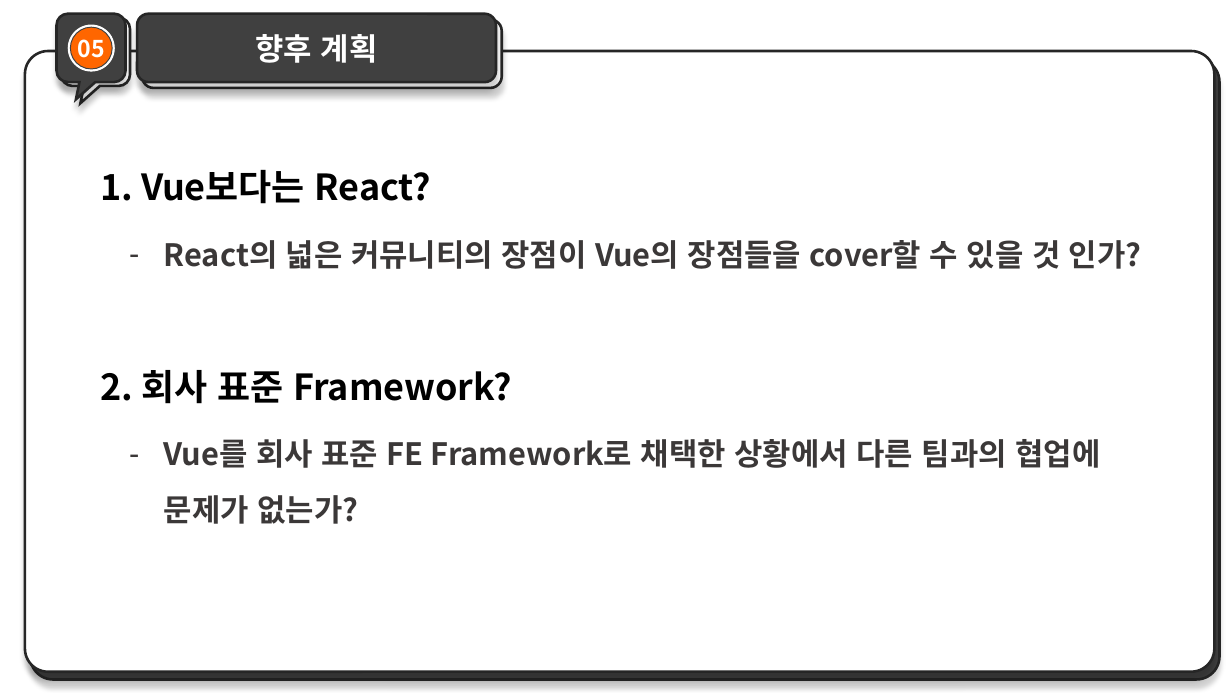
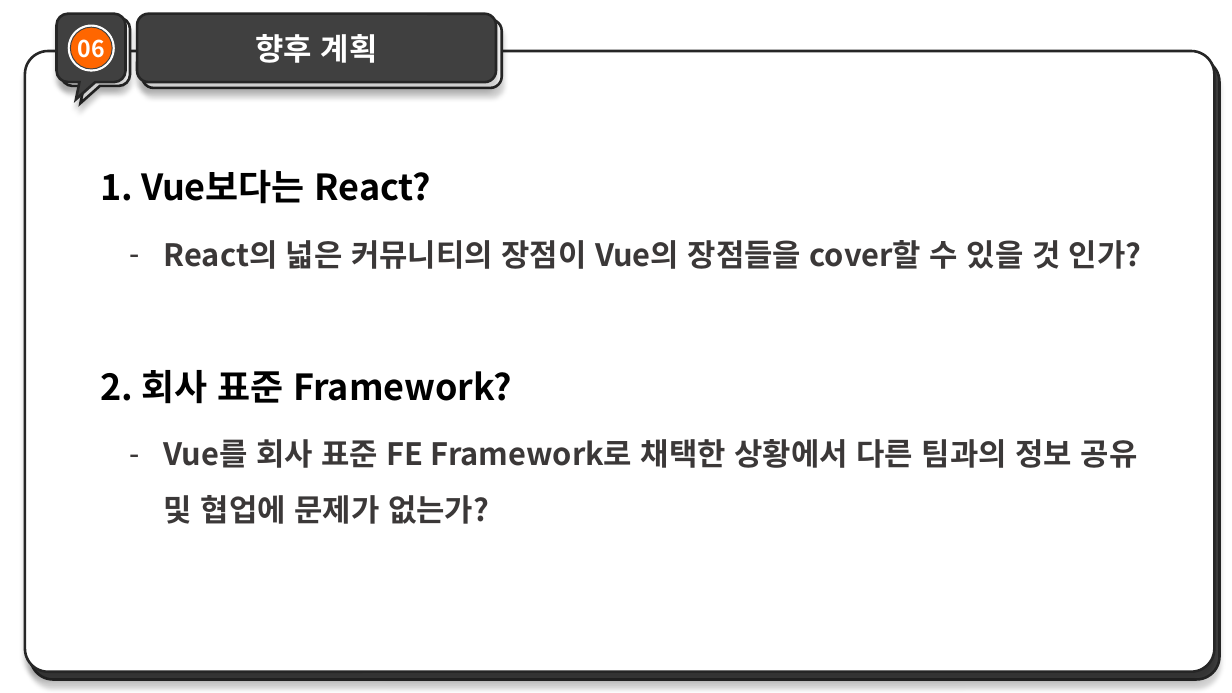
Before and after one commit to lkhoony/Internship, a slide deck: slide 11 of ppt/Vue_React.pptx (slide 10 before the commit). Drawn at 1232x693 pixels with LibreOffice and Linux fonts; fonts in the diff are those of the drawing. Boxes give left, top, right and bottom in pixels: in the first picture for what was removed or moved away, otherwise in the second. Text is boxed around its words. In the diff, an @@ line names an element or a change of style, - is before the commit and + after.

```diff
--- a/ppt/Vue_React.pptx
+++ b/ppt/Vue_React.pptx
@@ text in ellipse at bbox=[76, 32, 106, 65]: text changed @@
-05
+06
@@ text at bbox=[164, 439, 1138, 524]: text changed @@
-– Vue를 회사 표준 FE Framework로 채택한 상황에서 다른 팀과의 협업에 문제가 없는가?
+– Vue를 회사 표준 FE Framework로 채택한 상황에서 다른 팀과의 정보 공유 및 협업에 문제가 없는가?
```
Also in this commit, not shown: 2 other slides changed, 1 slide added, 1 other file.
